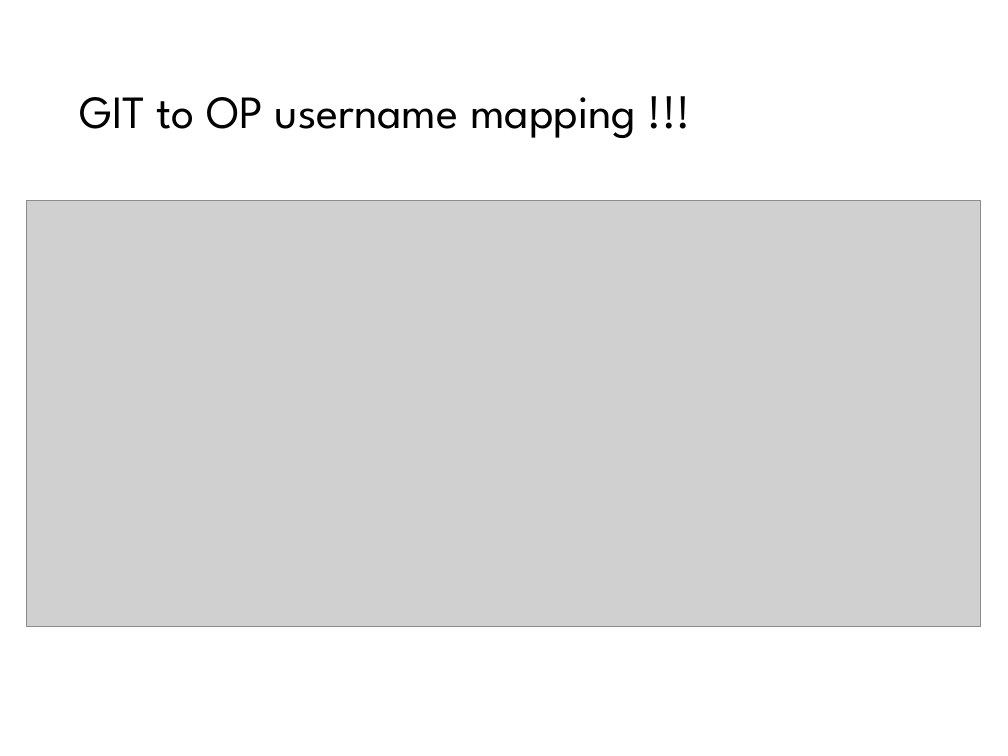
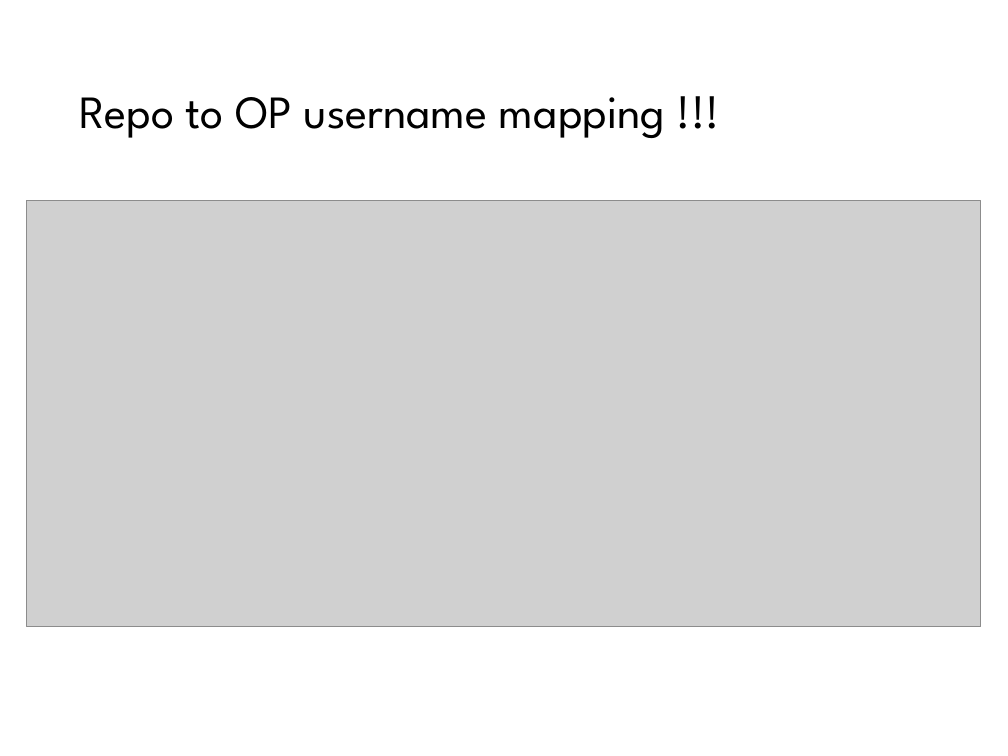
Before and after one commit to fossabot/SPE2018, a slide deck: slide 16 of Lecture Slides/02 Open Project.pptx. Drawn at 1008x756 pixels with LibreOffice and Linux fonts; fonts in the diff are those of the drawing; grey boxes stand for pictures. Boxes give left, top, right and bottom in pixels: in the first picture for what was removed or moved away, otherwise in the second. Text is boxed around its words. In the diff, an @@ line names an element or a change of style, - is before the commit and + after.

```diff
--- a/Lecture Slides/02 Open Project.pptx
+++ b/Lecture Slides/02 Open Project.pptx
@@ title at box(79, 97, 665, 138): text changed @@
-GIT to OP username mapping !!!
+Repo to OP username mapping !!!
```
Also in this commit, not shown: 7 other slides changed.
